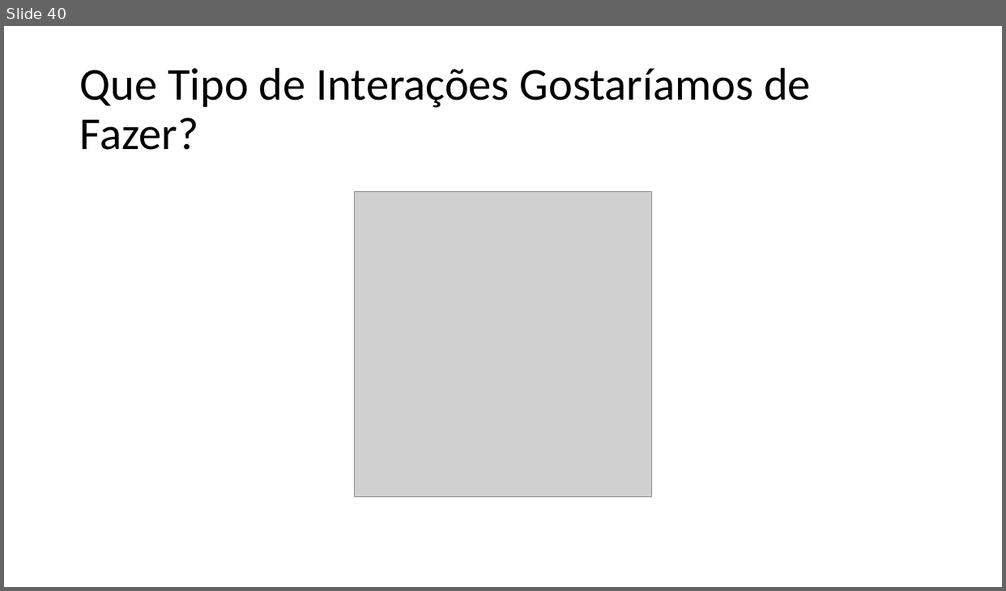
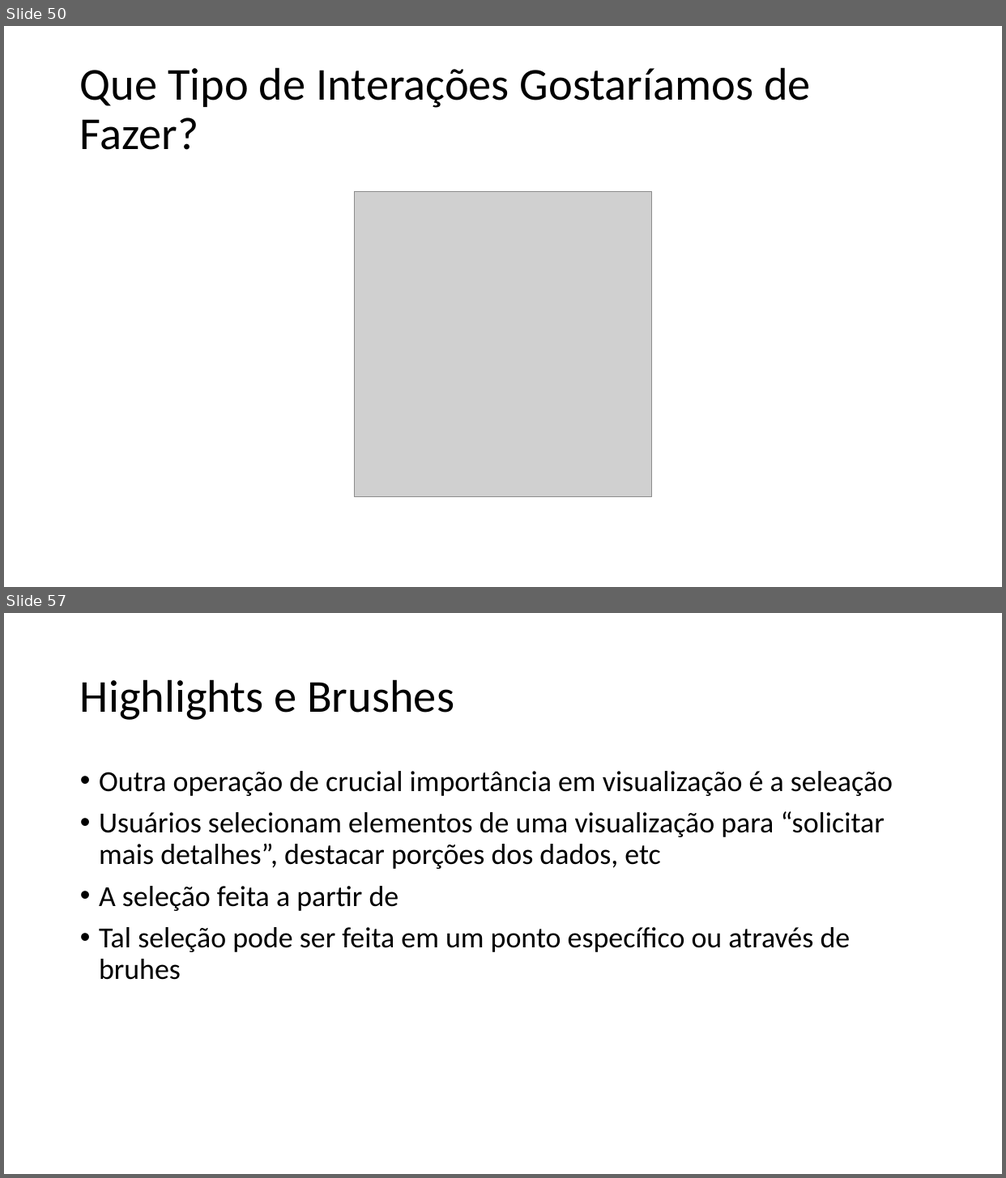
Before and after one commit to filipecmedeiros/Treinamento-d3.js, a slide deck: Aula2.pptx. Shown one above the other, each under a label of ours: slide 40 before the commit, slides 50 and 57 after it; the slides between them are not shown. The pictures are 1006x591 and 1006x1178 pixels, drawn with LibreOffice and Linux fonts; fonts in the diff are those of the drawing; grey boxes stand for pictures. Boxes give left, top, right and bottom in pixels: in the first picture for what was removed or moved away, otherwise in the second. Text is boxed around its words. In the diff, an @@ line names an element or a change of style, - is before the commit and + after.

```diff
--- a/Aula2.pptx
+++ b/Aula2.pptx
@@ slide 57 added at [4,613,1002,1174], background #FFFFFF @@
@@ title added at [80,679,454,720], 44 pt, text #000000 @@
+Highlights e Brushes
@@ text added at [99,771,893,980], 28 pt, text #000000 @@
+• Outra operação de crucial importância em visualização é a seleação
+• Usuários selecionam elementos de uma visualização para “solicitar mais detalhes”, destacar porções dos dados, etc
+• A seleção feita a partir de
+• Tal seleção pode ser feita em um ponto específico ou através de bruhes
@@ what was slide 40 is now slide 50 @@
```
Also in this commit, not shown: 7 slides changed, 30 other slides added, 8 slides removed, 11 other files.
